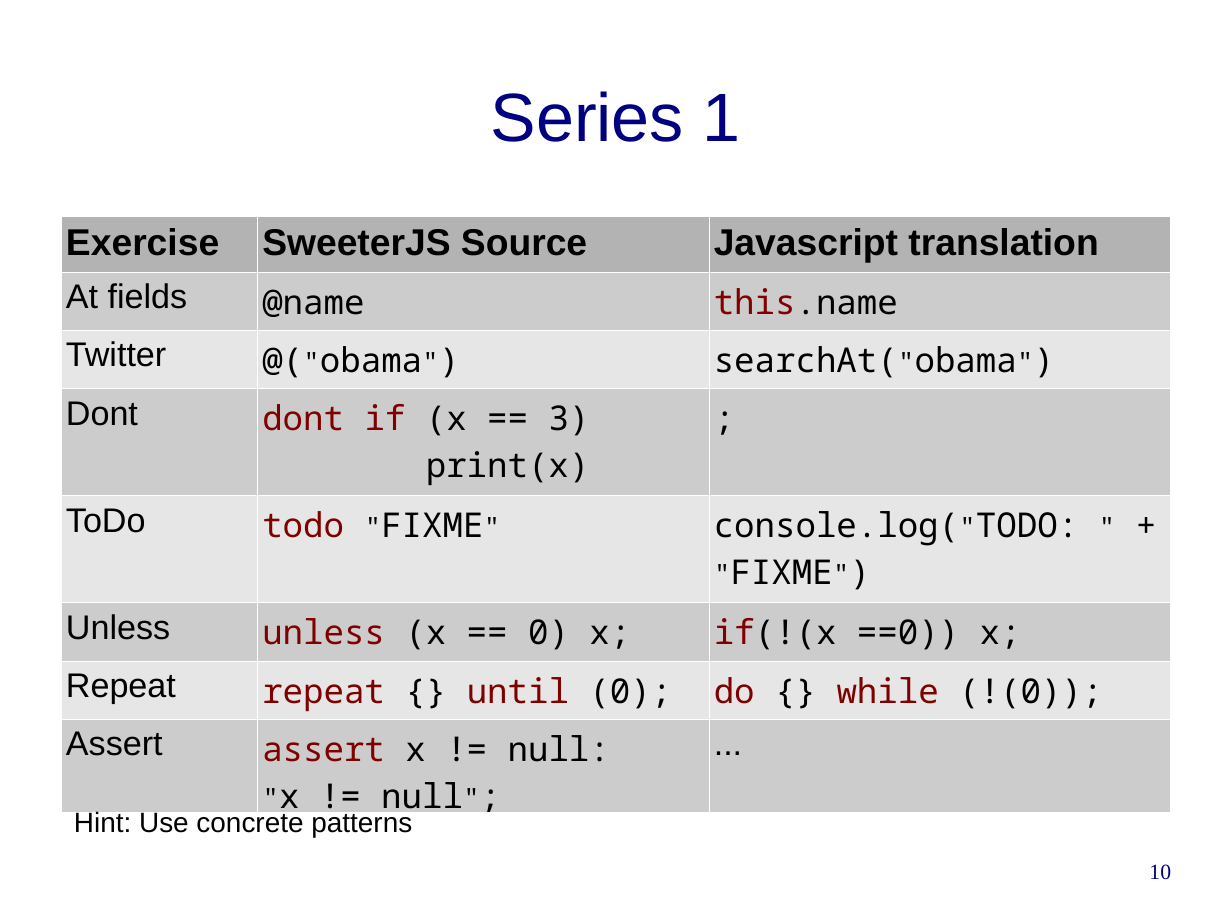
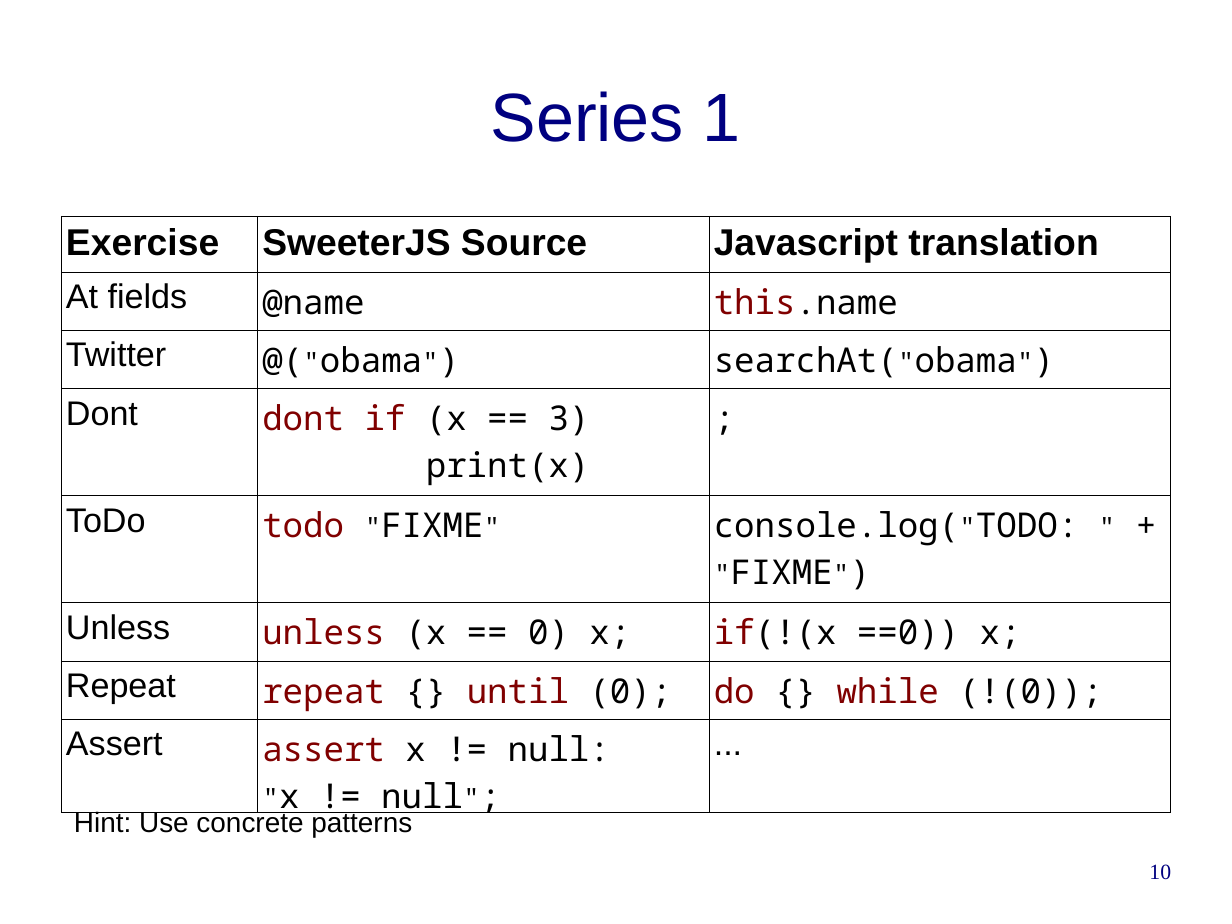
Before and after one commit to cwi-swat/rascal-course-pldi-2015, a slide deck: slide 10 of presentations/HackYourJavascript.odp. Drawn at 1232x924 pixels with LibreOffice and Linux fonts; fonts in the diff are those of the drawing; background and template pictures are left out. Boxes give left, top, right and bottom in pixels: in the first picture for what was removed or moved away, otherwise in the second. Text is boxed around its words. In the diff, an @@ line names an element or a change of style, - is before the commit and + after.

```diff
--- a/presentations/HackYourJavascript.odp
+++ b/presentations/HackYourJavascript.odp
@@ table at [61,216,1171,822] @@
@@ fill #B3B3B3 to none in row 1 @@
@@ fill #CCCCCC to none in 12 cells @@
@@ fill #E6E6E6 to none in 9 cells @@
@@ borders changed @@
```
Also in this commit, not shown: 2 other slides changed, 1 other file.
